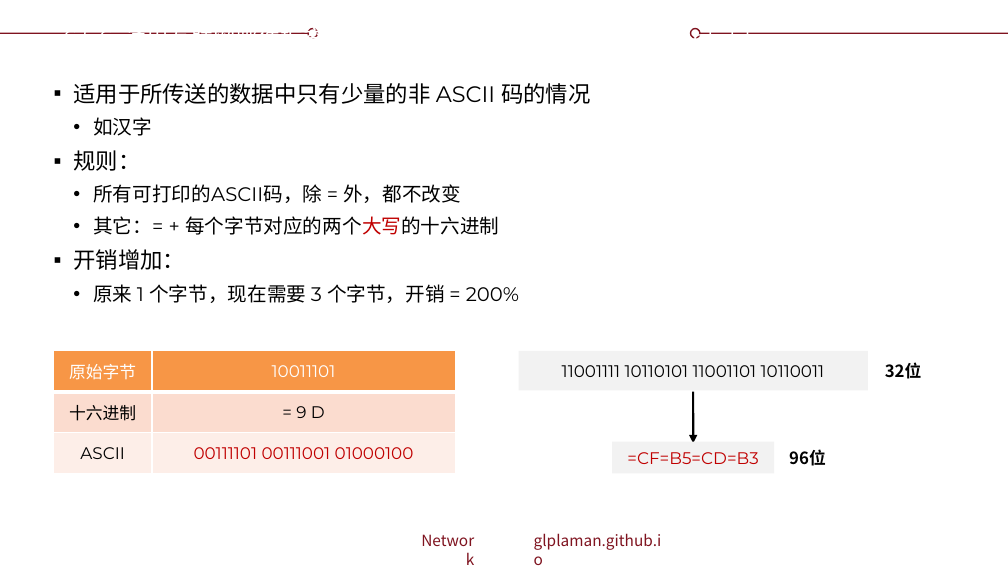
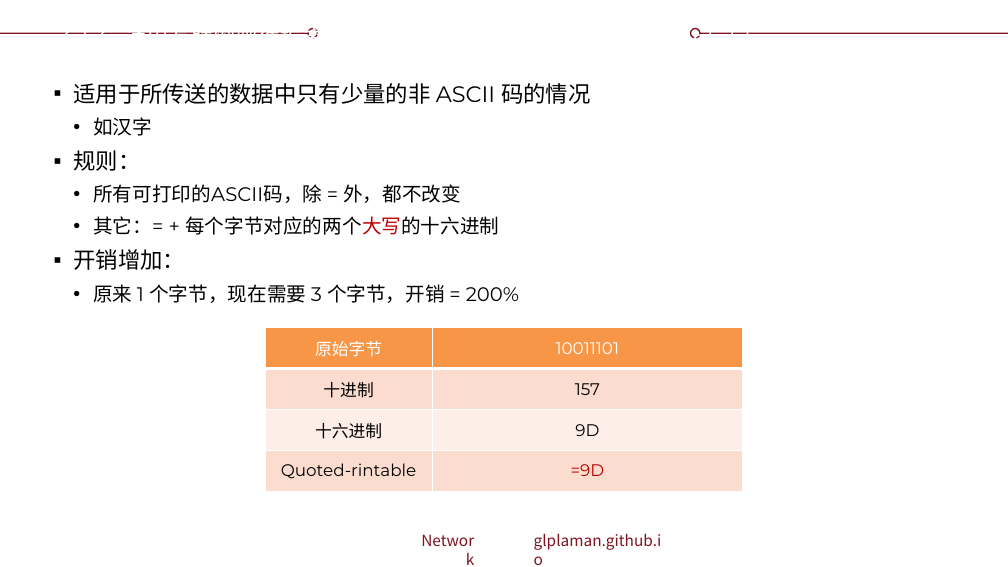
Before and after one commit to glplaman/glplaman.github.io, a slide deck: slide 155 of network/ppt/chap6.pptx. Drawn at 1008x567 pixels with LibreOffice and Linux fonts; fonts in the diff are those of the drawing; background and template pictures are left out. Boxes give left, top, right and bottom in pixels: in the first picture for what was removed or moved away, otherwise in the second. Text is boxed around its words. In the diff, an @@ line names an element or a change of style, - is before the commit and + after.

```diff
--- a/network/ppt/chap6.pptx
+++ b/network/ppt/chap6.pptx
@@ table at bbox=[265, 328, 743, 491] @@
-row 2: 十六进制 | = 9 D
-row 3: ASCII | 00111101 00111001 01000100
+row 2: 十进制 | 157
+row 3: 十六进制 | 9D
+row 4: Quoted-rintable | =9D
@@ table: place and size @@
-table at bbox=[53, 351, 456, 474]
+table at bbox=[265, 328, 743, 491]
@@ rectangle removed at bbox=[518, 351, 867, 390] @@
-11001111 10110101 11001101 10110011
@@ text removed at bbox=[885, 362, 922, 379] @@
-32位
@@ arrow removed from (694, 391) to (694, 444) @@
@@ rectangle removed at bbox=[612, 442, 774, 473] @@
-=CF=B5=CD=B3
@@ text removed at bbox=[789, 449, 826, 466] @@
-96位
```
Also in this commit, not shown: 6 other slides changed, 5 slides added, 14 other files.
